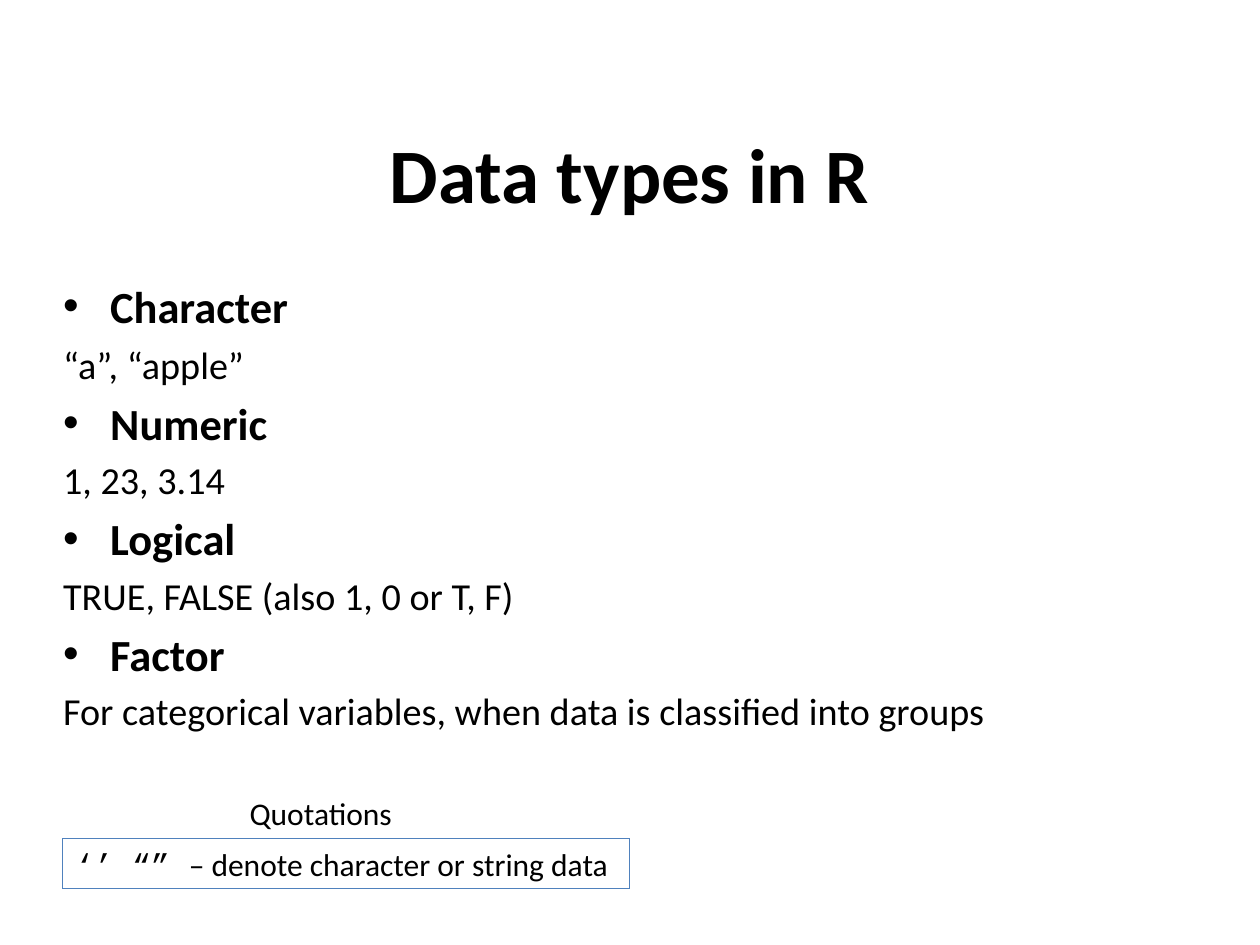
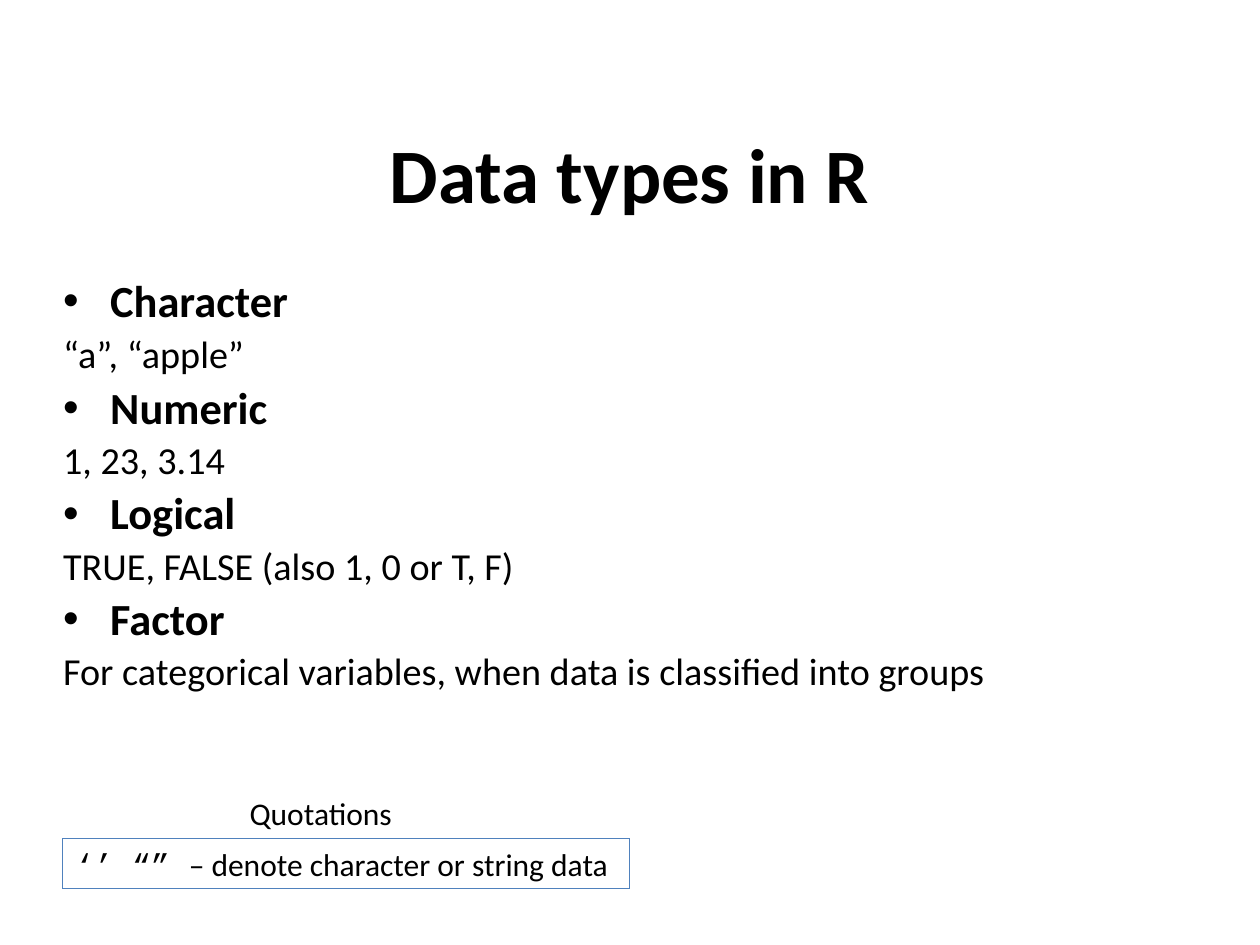
Before and after one commit to sraorao/IFPN_R_intro_MT2022, a slide deck: slide 7 of powerpoint/Session1.pptx. Drawn at 1260x945 pixels with LibreOffice and Linux fonts; fonts in the diff are those of the drawing. Boxes give left, top, right and bottom in pixels: in the first picture for what was removed or moved away, otherwise in the second. Text is boxed around its words. In the diff, an @@ line names an element or a change of style, - is before the commit and + after.

```diff
--- a/powerpoint/Session1.pptx
+++ b/powerpoint/Session1.pptx
@@ text "Character" at (63, 285, 985, 692): line spacing 1 to 0.9 @@
```
Also in this commit, not shown: 4 other slides changed, 1 other file.
